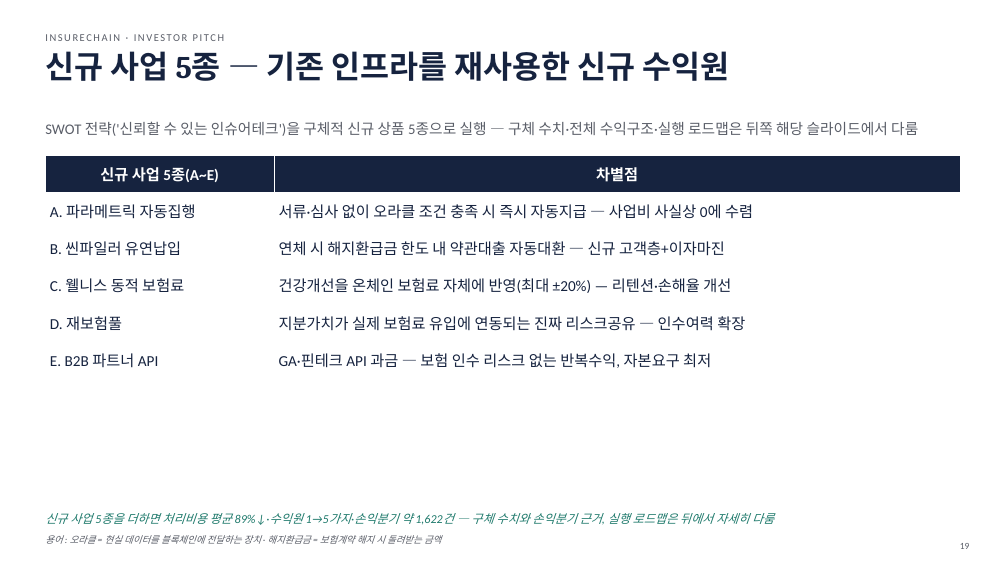
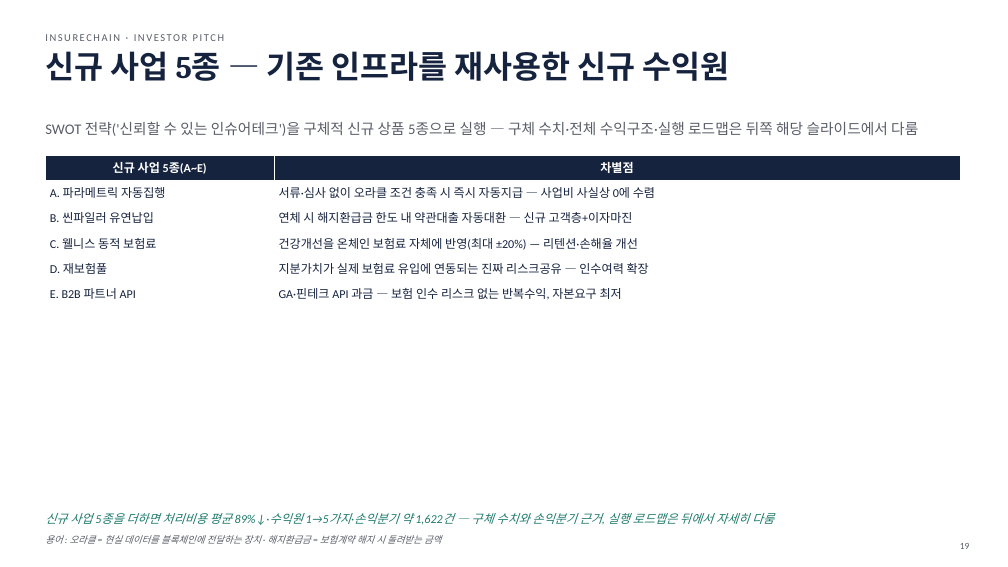
Before and after one commit to leeyonsei78/capstone_project_alpha, a slide deck: slide 19 of 인슈어체인_투자피칭_발표자료.pptx. Drawn at 1008x567 pixels with LibreOffice and Linux fonts; fonts in the diff are those of the drawing. Boxes give left, top, right and bottom in pixels: in the first picture for what was removed or moved away, otherwise in the second. Text is boxed around its words. In the diff, an @@ line names an element or a change of style, - is before the commit and + after.

```diff
--- a/인슈어체인_투자피칭_발표자료.pptx
+++ b/인슈어체인_투자피칭_발표자료.pptx
@@ table at (x1=45, y1=155, x2=960, y2=323) @@
@@ size 14.5 to 11.5 pt @@
```
Also in this commit, not shown: 22 other slides changed, 1 other file.
